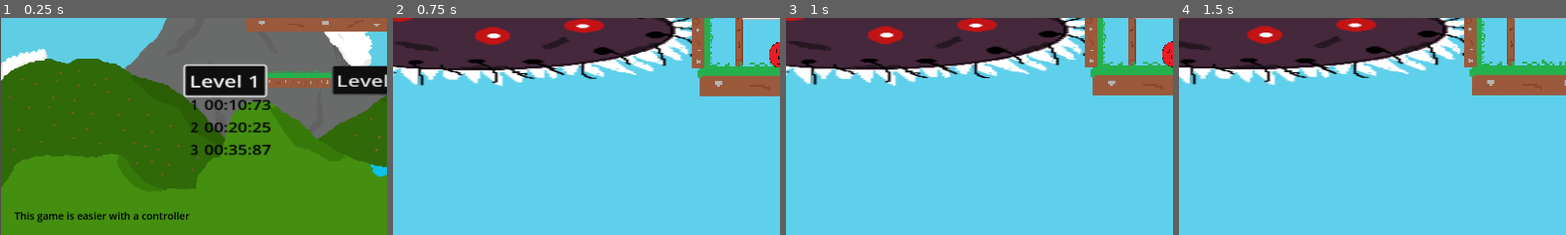
Above: before the commit, frames 1-4 (left to right).
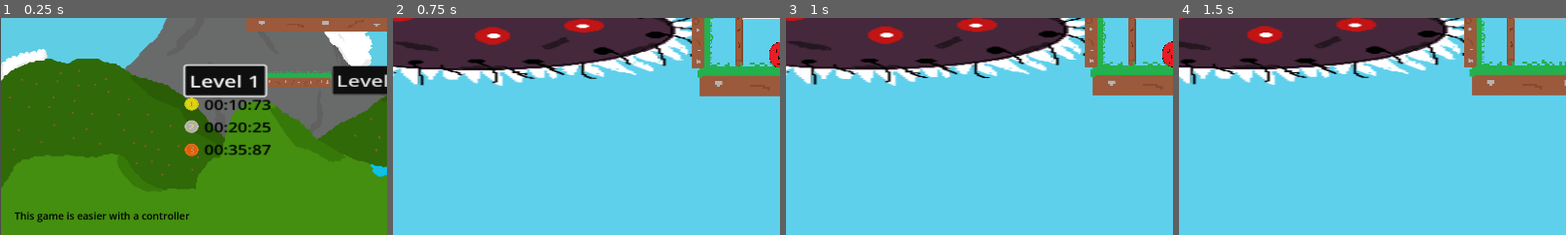
Above: after the commit, the same moments.

Repository: Mahnwe/TheBallThatWasUwU
Game: Godot game, scene res://Scenes/menu.tscn
Same seed, same stepped clock (60 frames per second), same inputs: the game is played once before the commit and once after it. Sound files missing from this copy of the repository are replaced by a short silence.
Inputs (mouse positions are % of the whole screen's width and height, from its top left):
- Up to frame 1 (0.25 s): no input
- Up to frame 2 (0.75 s): click "Level 2" at 0.5 s
- Up to frame 3 (1 s): no input
- Up to frame 4 (1.5 s): tap Enter at 1.25 s; move the mouse to (72, 45) at 1.27 s; hold D (move_right) from 1.28 s (still down); tap F (next_level) at 1.35 s; click (72, 45) at 1.42 s
The pictures show only the part of the screen within x 0-50%, y 44-94%; the shares and areas given below are measured in that part.

The runs differ from the first frame. In frame 1, 0.5% of the frame differs, in the area x 47-52%, y 36-64%; in frame 2, nothing differs; in frame 3, nothing differs; in frame 4, nothing differs.

Commit message:
Add medal sprites, replace rank number in top time scene by medal sprites, fix get_tree() issue with the new godot update

Diff:
--- a/Scenes/top_time.tscn
+++ b/Scenes/top_time.tscn
@@ -1,6 +1,9 @@
-[gd_scene load_steps=2 format=3 uid="uid://cr47sovtmwvxp"]
+[gd_scene load_steps=5 format=3 uid="uid://cr47sovtmwvxp"]
 
 [ext_resource type="Script" path="res://Scripts/top_time.gd" id="1_arqek"]
+[ext_resource type="Texture2D" uid="uid://d0ffotplbx7kk" path="res://Arts/MedalSprite/GoldMedal.png" id="2_3fovc"]
+[ext_resource type="Texture2D" uid="uid://b3xwkjossotye" path="res://Arts/MedalSprite/SilverMedal.png" id="3_uvmet"]
+[ext_resource type="Texture2D" uid="uid://v70dg745brn8" path="res://Arts/MedalSprite/BronzeMedal.png" id="4_460ux"]
 
 [node name="TopTime" type="Control"]
 layout_mode = 3
@@ -17,20 +20,20 @@
 offset_bottom = 77.0
 scale = Vector2(0.8, 1)
 
-[node name="Label" type="Label" parent="VBoxContainer2"]
-layout_mode = 2
-theme_override_colors/font_color = Color(0, 0, 0, 1)
-text = "   1"
+[node name="Label" type="Sprite2D" parent="VBoxContainer2"]
+position = Vector2(13.75, 11)
+scale = Vector2(0.350002, 0.320001)
+texture = ExtResource("2_3fovc")
 
-[node name="Label2" type="Label" parent="VBoxContainer2"]
-layout_mode = 2
-theme_override_colors/font_color = Color(0, 0, 0, 1)
-text = "   2"
+[node name="Label2" type="Sprite2D" parent="VBoxContainer2"]
+position = Vector2(13.75, 38)
+scale = Vector2(0.350002, 0.320001)
+texture = ExtResource("3_uvmet")
 
-[node name="Label3" type="Label" parent="VBoxContainer2"]
-layout_mode = 2
-theme_override_colors/font_color = Color(0, 0, 0, 1)
-text = "   3"
+[node name="Label3" type="Sprite2D" parent="VBoxContainer2"]
+position = Vector2(13.75, 66)
+scale = Vector2(0.350002, 0.320001)
+texture = ExtResource("4_460ux")
 
 [node name="VBoxContainer" type="VBoxContainer" parent="."]
 layout_mode = 2
--- a/Scripts/Level2.gd
+++ b/Scripts/Level2.gd
@@ -134,10 +134,11 @@
 			member.set_process(false)
 
 func enable_patrol_groups():
-	for member in get_tree().get_nodes_in_group("spike_on_patrol"):
-			member.set_process(true)
-	for member in get_tree().get_nodes_in_group("platform_on_patrol"):
-			member.set_process(true)
+	if(get_tree() != null):
+		for member in get_tree().get_nodes_in_group("spike_on_patrol"):
+				member.set_process(true)
+		for member in get_tree().get_nodes_in_group("platform_on_patrol"):
+				member.set_process(true)
 
 func _on_ability_player_entered():
 	$Player/Pause.get_child(4).player_have_dash = true
--- a/Scripts/level_3.gd
+++ b/Scripts/level_3.gd
@@ -96,10 +96,11 @@
 			member.set_process(false)
 
 func enable_patrol_groups():
-	for member in get_tree().get_nodes_in_group("spike_on_patrol"):
-			member.set_process(true)
-	for member in get_tree().get_nodes_in_group("platform_on_patrol"):
-			member.set_process(true)
+	if(get_tree() != null):
+		for member in get_tree().get_nodes_in_group("spike_on_patrol"):
+				member.set_process(true)
+		for member in get_tree().get_nodes_in_group("platform_on_patrol"):
+				member.set_process(true)
 
 func _on_start_area_player_exited_start_area():
 	$Player.get_child(0).get_child(0).get_child(0).get_child(0).set_process(true)
Binary file added: Arts/MedalSprite/BronzeMedal.png
Not shown, added: Arts/MedalSprite/BronzeMedal.png.import
Binary file added: Arts/MedalSprite/GoldMedal.png
Not shown, added: Arts/MedalSprite/GoldMedal.png.import
Binary file added: Arts/MedalSprite/SilverMedal.png
Not shown, added: Arts/MedalSprite/SilverMedal.png.import
